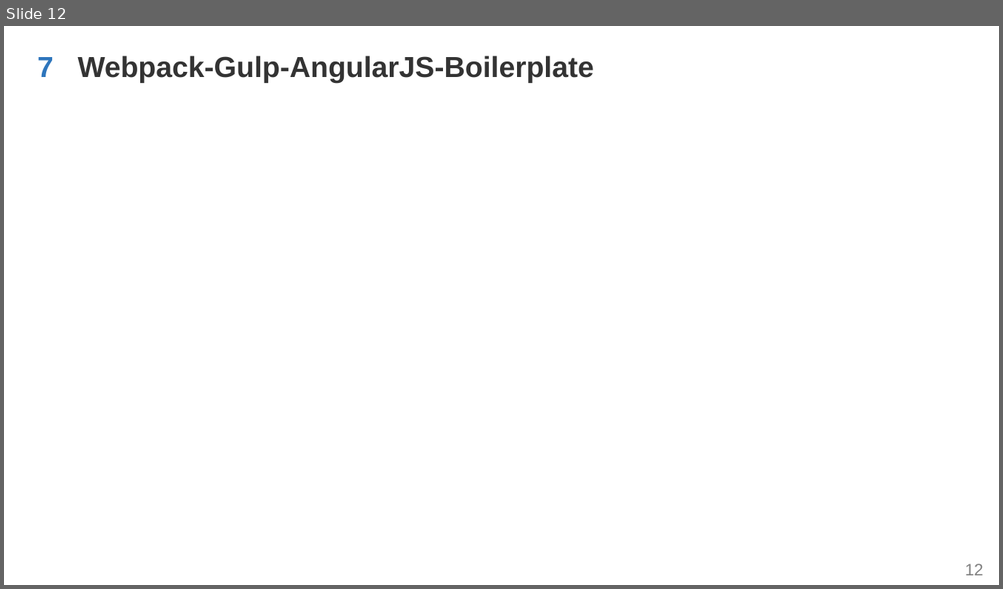
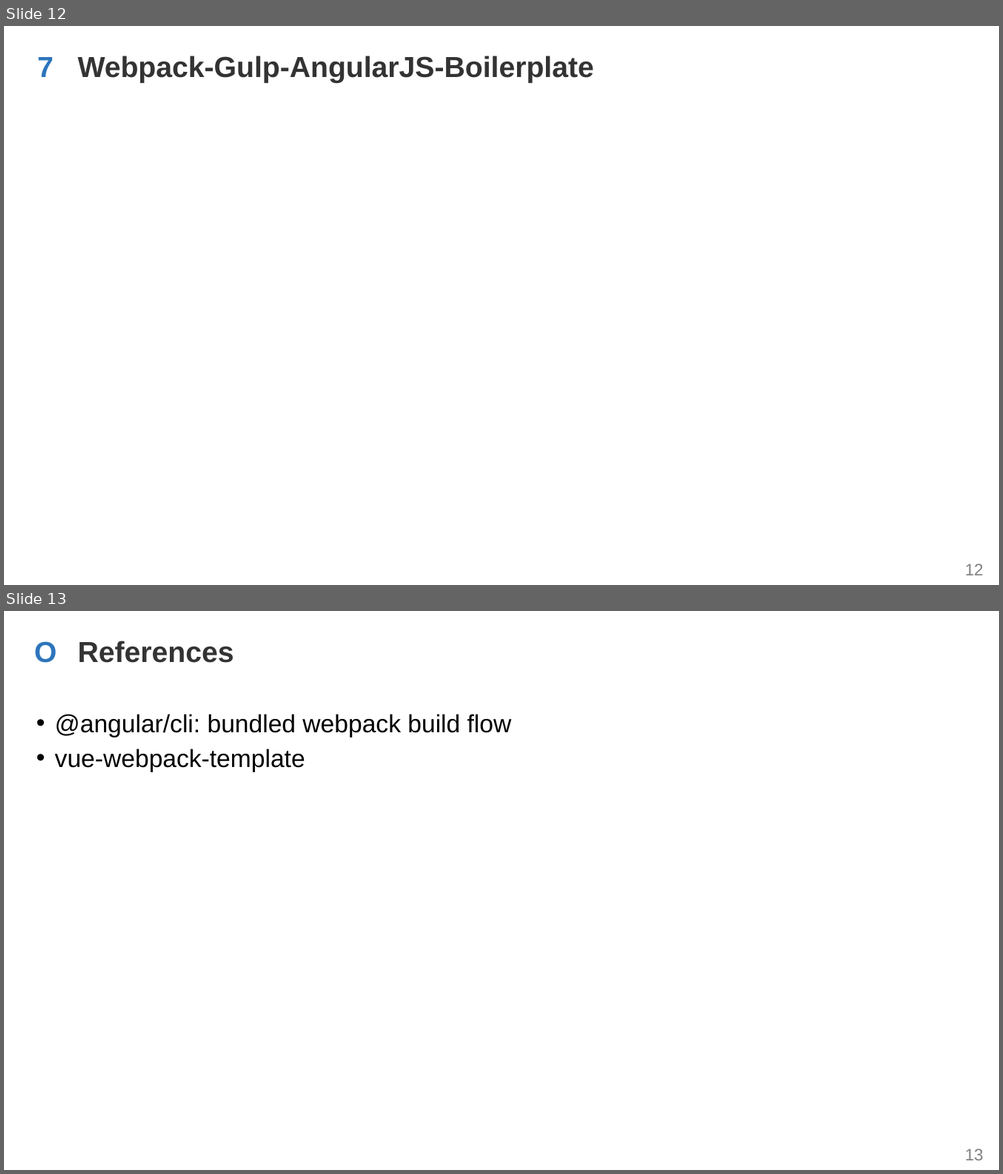
Before and after one commit to WenhaoXu/full-stack-web-course, a slide deck: engineering/2017/materials/ppt/demo.pptx. Shown one above the other, each under a label of ours: slide 12 before the commit, slides 12 and 13 after it. The pictures are 1003x589 and 1003x1174 pixels, drawn with LibreOffice and Linux fonts; fonts in the diff are those of the drawing; background and template pictures are left out. Boxes give left, top, right and bottom in pixels: in the first picture for what was removed or moved away, otherwise in the second. Text is boxed around its words. In the diff, an @@ line names an element or a change of style, - is before the commit and + after.

```diff
--- a/engineering/2017/materials/ppt/demo.pptx
+++ b/engineering/2017/materials/ppt/demo.pptx
@@ slide 13 added at bbox=[4, 611, 999, 1170], background #FFFFFF; not listed: 1 template element that a slide beside it also shows @@
@@ text added at bbox=[34, 641, 57, 663], 28 pt, text #2D75BC, bold @@
+O
@@ text added at bbox=[78, 641, 234, 663], 28 pt, text #333333, bold @@
+References
@@ text added at bbox=[55, 714, 512, 772], 24 pt, text #000000 @@
+• @angular/cli: bundled webpack build flow
+• vue-webpack-template
```
Also in this commit, not shown: 1 other file.
